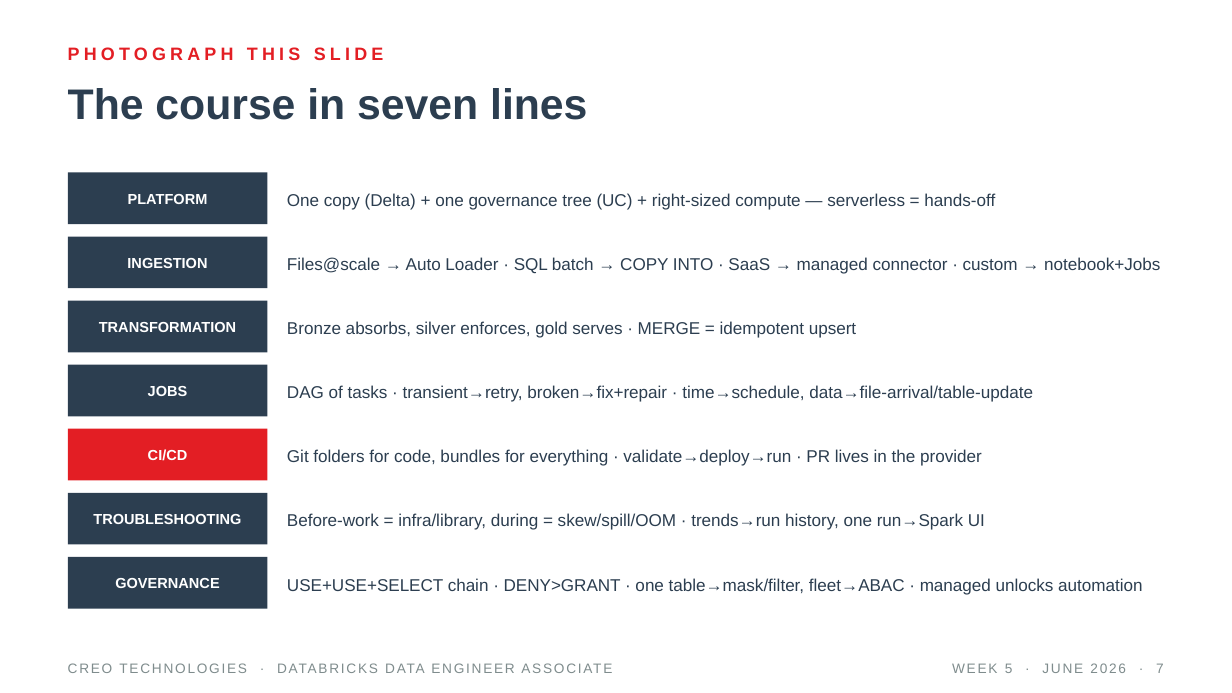
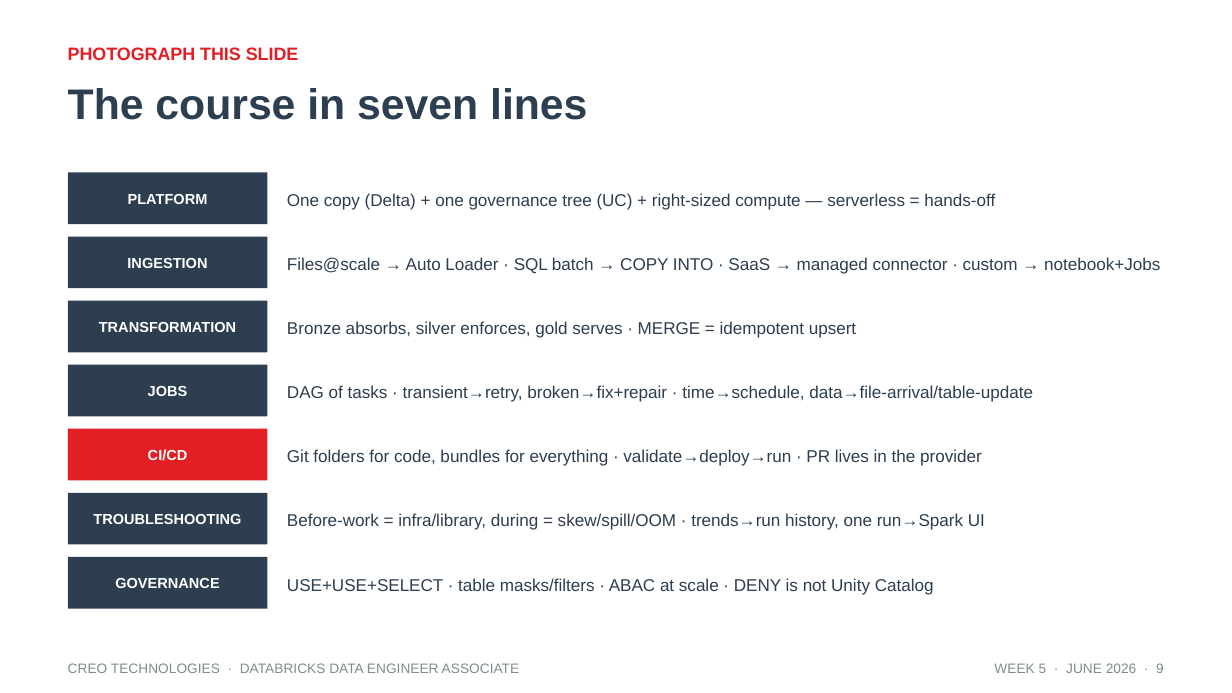
Before and after one commit to tatwan/Databricks_DE_Associate, a slide deck: slide 9 of slides/Week5_Capstone_ExamReadiness.pptx (slide 7 before the commit). Drawn at 1232x693 pixels with LibreOffice and Linux fonts; fonts in the diff are those of the drawing. Boxes give left, top, right and bottom in pixels: in the first picture for what was removed or moved away, otherwise in the second. Text is boxed around its words. In the diff, an @@ line names an element or a change of style, - is before the commit and + after.

```diff
--- a/slides/Week5_Capstone_ExamReadiness.pptx
+++ b/slides/Week5_Capstone_ExamReadiness.pptx
@@ text "PHOTOGRAPH THIS SLIDE" at (68,47,299,60): letter spacing 2.5 to 0 pt @@
@@ text at (287,578,934,595): text changed @@
-USE+USE+SELECT chain · DENY>GRANT · one table→mask/filter, fleet→ABAC · managed unlocks automation
+USE+USE+SELECT · table masks/filters · ABAC at scale · DENY is not Unity Catalog
@@ text "CREO TECHNOLOGIES · DATABRICKS DATA ..." at (68,663,520,673): letter spacing 1 to 0 pt @@
@@ text at (994,663,1164,673): text changed @@
-WEEK 5 · JUNE 2026 · 7
+WEEK 5 · JUNE 2026 · 9
```
Also in this commit, not shown: 9 other slides changed, 2 slides added, 2 other files.
